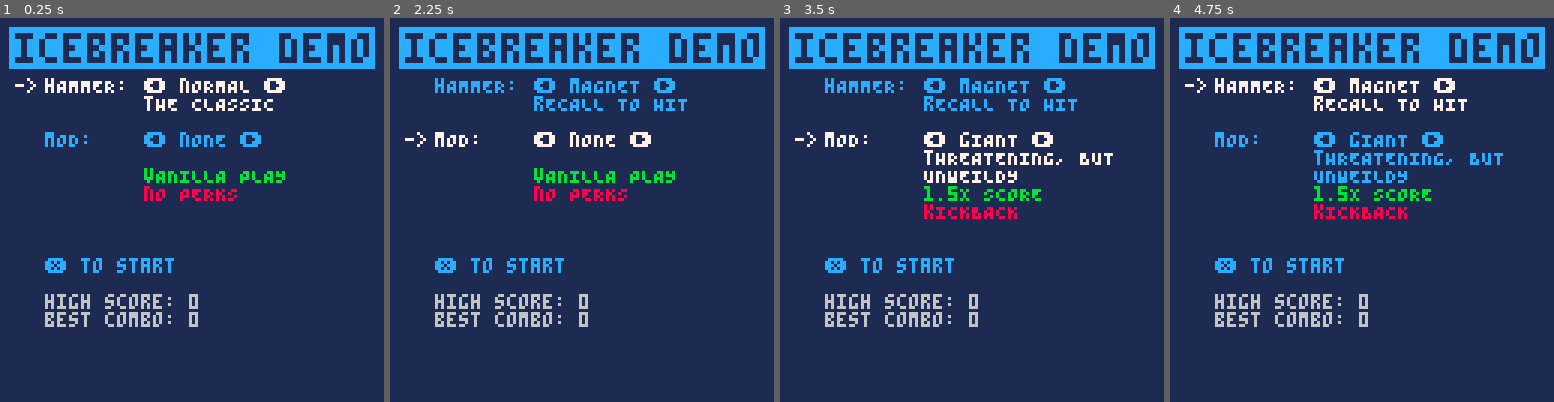
Above: before the commit, frames 1-4 (left to right).
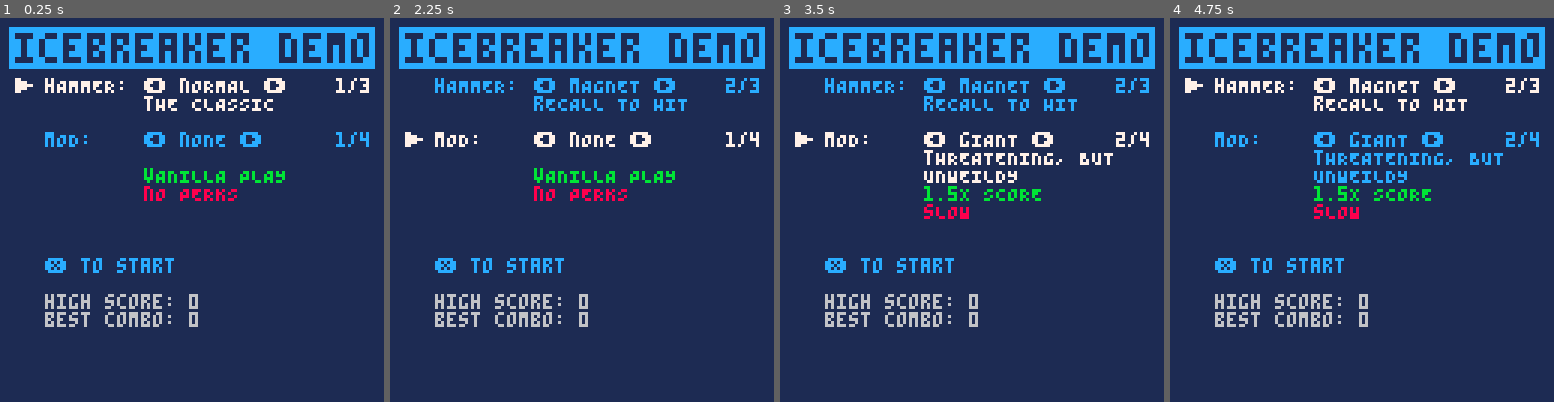
Above: after the commit, the same moments.

Repository: wsasaki01/icebreaker
Game: PICO-8 cartridge p3/icebreaker-p3.p8
The game is run twice, just before and just after one commit, with the same random seed, the same clock (stepped at 60 frames per second) and the same inputs.
Inputs (mouse positions are in pixels of both pictures, inside the frame that each line leads up to):
- Up to frame 1 (0.25 s): no input
- Up to frame 2 (2.25 s): tap X (X key) at 0.33, 1.07, 1.85 s; click (670, 121) at 0.67 s; tap O (Z key) at 0.7, 1.7, 2.1 s; click (436, 267) at 1.22 s; hold Right 1.6-2.1 s; click (497, 114) at 1.77 s; hold Up from 2.15 s (still down)
- Up to frame 3 (3.5 s): click (952, 259) at 2.32 s; release Up at 2.42 s; hold Right 2.47-3.03 s; tap O (Z key) at 2.5, 2.9, 3.3 s; click (1014, 106) at 2.87 s; tap X (X key) at 2.97 s; hold Left from 3.08 s (still down); click (1075, 256) at 3.42 s
- Up to frame 4 (4.75 s): release Left at 3.58 s; hold Down 3.63-3.97 s; tap O (Z key) at 3.7, 4.1, 4.5 s; click (1231, 102) at 3.97 s; hold Right 4.02-4.68 s; tap X (X key) at 4.08 s; click (1292, 248) at 4.52 s; hold Up from 4.73 s (still down)

The runs differ from the first frame. In frame 1, 0.4% of the frame differs, in the area x 3-97%, y 15-34%; in frame 2, 0.4%; in frame 3, 0.8%, in the area x 3-97%, y 15-53%; in frame 4, 0.8%.

Commit message:
Update p3

Diff:
--- a/p3/damage.lua
+++ b/p3/damage.lua
@@ -1,13 +1,14 @@
 function create_attack(type, sec, r)
     if type == "player" then
         add(attacks, setmetatable({
-            x = p.x, xw = 2*r,
-            y = p.y, yw = 2*r,
+            x = (p.x+(p.xw/2))-r, xw = 2*r,
+            y = (p.y+(p.yw/2))-r, yw = 2*r,
+            r=r,
             cnt = flr(sec*30),
             type = 0,
 
             draw = function(_ENV)
-                circfill(x+p.xw/2, y+p.yw/2, r, 9)
+                circfill(x+xw/2, y+yw/2, r, 9)
             end,
 
             decay = function(self)
@@ -15,12 +16,12 @@
                 if self.cnt==0 then
                     del(attacks, self)
                 end
+            end,
+
+            follow = function(_ENV)
+                x = (p.x+(p.xw/2))-r
+                y = (p.y+(p.yw/2))-r
             end
         }, {__index=_ENV}))
     end
 end
-
-function a_follow(a, fx, fy)
-    a.x = fx
-    a.y = fy
-end
--- a/p3/draw.lua
+++ b/p3/draw.lua
@@ -2,10 +2,12 @@
     if menu then
         cls(1)
         print("\^i\^t\^wicebreaker demo", 5, 5, 12)
-        print("->", 5, 20+18*(mc-1), 7)
+        print("\^w▶", 5, 20+18*(mc-1), 7)
         print("hAMMER:\t⬅️ "..h_types[menu_op.h_type].name.." ➡️", 15, 20, mc==1 and 7 or 12)
+        print(menu_op.h_type.."/"..#h_types, 112, 20)
         print(h_types[menu_op.h_type].desc.."\n", 48, 26)
         print("mOD:\t\t⬅️ "..mods[menu_op.mod].name.." ➡️", 15, 38, mc==2 and 7 or 12)
+        print(menu_op.mod.."/"..#mods, 112, 38)
         print(mods[menu_op.mod].desc, 48, 44)
         print(mods[menu_op.mod].perk, 11)
         print(mods[menu_op.mod].disad, 8)
@@ -18,11 +20,11 @@
         draw_play()
     elseif retry then
         draw_play()
-        rectfill(20, 30, 100, 81, 2)
-        if retry_cnt != 0 then
-            rectfill(25, 35, 25+64*(retry_cnt/retry_fr), 41, 13)
-        end
-        print("hold ❎ to retry", 26, 36, 7)
+        rectfill(20, 30, 100, 88, 2)
+        if (retry_cnt!=0) rectfill(25, 35, 25+32*(retry_cnt/retry_fr), 41, 13)
+        if (return_cnt!=0) rectfill(25, 42, 25+68*(return_cnt/return_fr), 48, 13)
+        print("❎ retry", 26, 36, 7)
+        print("🅾️ return to menu", 26, 43)
         print("THIS GAME:", 14)
         print("score:      "..remove_zero(format_score(p.score1, p.score2, p.score3)))
         print("best combo: "..tostr(p.combo_rec))
@@ -41,16 +43,13 @@
     cls(7)
     camera(0, 0)
 
-    line(0, 14, 127, 14, 6)
+    line(0, 12, 127, 12, 6)
+    line(0, 12, 32, 12, 1)
 
-    line(0, 14, 31, 14, 1)
-    line(31, 13, 31, 15, 1)
+    line(32, 11, 32, 13, 1)
+    line(95, 11, 95, 13, 1)
 
-    line(94, 13, 94, 15, 1)
-    line(94, 14, 127, 14, 1)
-
-    print("❎ TO ROLL", 20, 50, 6)
-    print("W/ HAMMER: 🅾️ TO THROW\n           ❎ TO SWING")
+    line(95, 12, 127, 12, 1)
 
     for hs in all(hit_signs) do
         hs:draw()
@@ -66,7 +65,9 @@
 
     if p.tpdata[1] then
         circfill(p.tpdata[2], p.tpdata[3], 2, 0)
+        fillp(▒)
         line(p.tpdata[2], p.tpdata[3], p.x+p.xw/2, p.y+p.yw/2, 0)
+        fillp(█)
     end
 
     for e in all(enemies) do
@@ -95,11 +96,13 @@
     sh_str3 = shake(0, 0, sh_str3)
 
     for i=1,p.health do
-        spr(6, i*10-8, 3)
+        spr(6, i*10-8, 2)
     end
+
+    rectfill(0, 121, 127, 127, 6)
+    print("❎"..h_types[menu_op.h_type].x_hint.." 🅾️"..h_types[menu_op.h_type].o_hint, 1, 122, 7)
 
     cursor(20, 70, 0)
     log({
-        fr
     })
 end
--- a/p3/enemy.lua
+++ b/p3/enemy.lua
@@ -51,7 +51,6 @@
                     end
                 end
 
-
                 if flag then
                     local score = flr(100*speed/(e_s_min+e_range)*p.multi)
                     p:increase_score(score)
--- a/p3/init.lua
+++ b/p3/init.lua
@@ -11,6 +11,10 @@
     retry = false
 
     cartdata("someguy17-icebreaker-p2")
+    --0to2=score1-3
+    --3=combo record
+    --4=hammer
+    --5=mod
     h_score = format_score(dget(0), dget(1), dget(2))
     h_combo = dget(3)
 
@@ -19,31 +23,34 @@
     mc = 1
     menu_op_len = 2
     menu_op = {
-        h_type = 1,
-        mod = 1
+        h_type = dget(4)!=0 and dget(4) or 1,
+        mod = dget(5)!=0 and dget(5) or 1
     }
 
     h_types = {
-        {id=1, name="nORMAL", desc="tHE CLASSIC"},
-        {id=2, name="mAGNET", desc="rECALL TO HIT"},
-        {id=3, name="tELEPORT", desc="bLINK TO HAMMER"}
+        {name="nORMAL", desc="tHE CLASSIC",
+        x_hint="ROLL/HIT", o_hint="THROW",},
+        {name="mAGNET", desc="rECALL TO HIT",
+        x_hint="ROLL/HIT", o_hint="THROW/RECALL"},
+        {name="tELEPORT", desc="bLINK TO HAMMER",
+        x_hint="ROLL/HIT", o_hint="THROW/TELEPORT",}
     }
 
     mods = {
-        {id=0, name="nONE", desc="",
+        {name="nONE", desc="",
         perk="vANILLA PLAY", disad="nO PERKS"},
-        {id=1, name="gIANT", desc="tHREATENING, BUT\nUNWEILDY",
-        perk="1.5X SCORE", disad="kICKBACK"},
-        {id=2, name="tINY", desc="cHAOTIC, BUT DEADLY\nIN DEFT HANDS",
+        {name="gIANT", desc="tHREATENING, BUT\nUNWEILDY",
+        perk="1.5X SCORE", disad="sLOW"},
+        {name="tINY", desc="cHAOTIC, BUT DEADLY\nIN DEFT HANDS",
         perk="3.5X SCORE", disad="fAST COMBO DECAY"},
-        {id=3, name="rEVERSE", desc="iT'S GOT YOUR\nBACK!",
+        {name="rEVERSE", desc="iT'S GOT YOUR\nBACK!",
         perk="sECURITY", disad="hARDER TO RETRIEVE"}
     }
 
     p = {}
     h = {}
 
-    bounds = {{x=0, y=15}, {x=127, y=127}}
+    bounds = {{x=0, y=13}, {x=128, y=120}}
 
     h_v_min = 2
     h_magnet_v_min = 0.5
@@ -69,8 +76,11 @@
     retry_cnt = 0
     retry_fr = 30
 
+    return_cnt = 0
+    return_fr = 30
+
     hit_sign_lim = 4
 
-    roll_stick = false
-    throw_stick = false
+    x_stick = false
+    o_stick = false
 end
--- a/p3/player.lua
+++ b/p3/player.lua
@@ -9,15 +9,15 @@
         combo_fr*=2
     end
 
-    if mod==1 then -- giant
+    if mod==2 then -- giant
         move_multi=0.5
         multiplier=1.5
         a_size=11
-    elseif mod==2 then -- tiny
+    elseif mod==3 then -- tiny
         move_multi=1.17
         multiplier=3.5
         combo_fr*=0.75
-    --elseif mod==3 then -- reverse
+    --elseif mod==4 then -- reverse
     end
     return setmetatable({
         s = 1, temp_s = 0, -- sprite
@@ -249,9 +249,11 @@
 
         tp = function(_ENV)
             tpdata={true, x+xw/2, y+yw/2}
+            h.equipped=true
             x=h.x
             y=h.y
             _g.hs=3
+            sfx(8)
         end
     }, {__index=_ENV})
 end
--- a/p3/setup.lua
+++ b/p3/setup.lua
@@ -1,6 +1,9 @@
 function start_game()
-    p = create_player(h_types[menu_op.h_type].id, mods[menu_op.mod].id)
-    h = create_weapon(h_types[menu_op.h_type].id, mods[menu_op.mod].id)
+    dset(4, menu_op.h_type)
+    dset(5, menu_op.mod)
+
+    p = create_player(menu_op.h_type, menu_op.mod)
+    h = create_weapon(menu_op.h_type, menu_op.mod)
 
     e_cnt = e_init_cnt
     attacks = {}
--- a/p3/ui.lua
+++ b/p3/ui.lua
@@ -6,11 +6,11 @@
 
 function score()
     local score = remove_zero(format_score(p.score1, p.score2, p.score3))
-    print(score, 125-4*#score, 6, 11)
-    print(score, 125-4*#score, 5, 5)
+    print(score, 125-4*#score, 4, 11)
+    print(score, 125-4*#score, 3, 5)
 
     if p.multi != p.base_multi then
-        spr(75, 33, 3)
+        spr(75, 33, 2)
         local multi = tostr(p.multi)
         local pos = 32
         local cnt = 0
@@ -18,25 +18,25 @@
             cnt += 1
             if char != "." then
                 local digit = tonum(char)
-                spr(64+digit, pos+7*cnt, 3)
+                spr(64+digit, pos+7*cnt, 2)
             else
-                spr(74, pos+7*cnt, 3)
+                spr(74, pos+7*cnt, 2)
                 pos -= 4
             end
         end
 
         if multi % 1 == 0 then
             cnt+=1
-            spr(74, pos+7*cnt, 3)
+            spr(74, pos+7*cnt, 2)
             pos-=4
             cnt+=1
-            spr(64, pos+7*cnt, 3)
+            spr(64, pos+7*cnt, 2)
         end
     end
 
     if p.combo_cnt != 0 then
-        rect(32, 13, 32+60*(p.combo_cnt/p.combo_fr), 14, 8)
-        rect(32, 15, 32+60*(p.combo_cnt/p.combo_fr), 15, 14)
+        rect(33, 11, 33+60*(p.combo_cnt/p.combo_fr), 12, 8)
+        rect(33, 13, 33+60*(p.combo_cnt/p.combo_fr), 13, 14)
     end
 end
 
--- a/p3/update.lua
+++ b/p3/update.lua
@@ -72,12 +72,12 @@
             fr+=1
             if (fr==32767) fr=0
 
-            if not btn(5) and roll_stick then
-                roll_stick = false
-            end
-
-            if not btn(4) and throw_stick then
-                throw_stick = false
+            if not btn(5) and x_stick then
+                x_stick = false
+            end
+
+            if not btn(4) and o_stick then
+                o_stick = false
             end
 
             -- difficulty scaling
@@ -126,27 +126,30 @@
                     p.a_charge = 0
                     create_attack("player", p.a_len, p.a_size)
                 -- roll if not holding weapon and holding direction
-                elseif not h.equipped and (diff.x!=0 or diff.y!=0) and not roll_stick then
+                elseif not h.equipped and (diff.x!=0 or diff.y!=0) and not x_stick then
                     p.rolling = true
                     p.i = true
                     p.i_cnt = 9 -- i-frames
                     p.d = atan2(diff.x, diff.y)
-                    roll_stick = true
+                    x_stick = true
                     sfx(3)
                 end
             end
 
-            -- throw
+            -- throw, recall or teleport
             if btn(4) and not p.rolling then
-                if h.equipped and (diff.x!=0 or diff.y!=0) and not throw_stick then
+                if h.equipped and (diff.x!=0 or diff.y!=0) and not o_stick then
                     h:throw()
+                    o_stick=true
                 elseif not h.equipped then
                     if h.type==2 then
                         h.magnet_v*=magnet_multi*(1/sqrt((p.x-h.x)^2 + (p.y-h.y)^2)+1)
                         if (h.magnet_v > h_magnet_v_max) h.magnet_v = h_magnet_v_max
-                        throw_stick = true
-                    elseif h.type==3 and h.v < 1.5 then
+                        sfx(6)
+                        o_stick = true
+                    elseif h.type==3 and h.v < 1.5 and not o_stick then
                         p:tp()
+                        o_stick=true
                     end
                 end
             end
@@ -176,7 +179,7 @@
 
             for a in all(attacks) do
                 if a.type == 0 then
-                    a_follow(a, p.x, p.y)
+                    a:follow()
                 end
 
                 a:decay()
@@ -203,5 +206,17 @@
             play = true
             start_game()
         end
+
+        if btn(4) then
+            return_cnt +=1
+        else
+            return_cnt = 0
+        end
+
+        if return_cnt == return_fr then
+            return_cnt = 0
+            play=false
+            menu=true
+        end
     end
 end
--- a/p3/weapon.lua
+++ b/p3/weapon.lua
@@ -6,21 +6,21 @@
     local throw_tax=0
     local reverse=false
 
-    if mod==1 then -- giant
+    if mod==2 then -- giant
         side=16
         launch_v=6
         v_decay=0.8
         magnet_v_decay=0.88
-        throw_tax=2
-    elseif mod==2 then -- tiny
+    elseif mod==3 then -- tiny
         side=4
         launch_v=20
         v_decay=0.82
-    elseif mod==3 then -- reverse
+        throw_tax=4.5
+    elseif mod==4 then -- reverse
         reverse=true
     end
     return setmetatable({
-        type=type,
+        type=type, mod=mod,
         s=3,
 
         x=100, xw=side,
@@ -55,7 +55,13 @@
             path.x = diff.x*(reverse and -1 or 1)
             path.y = diff.y*(reverse and -1 or 1)
             hit_cnt = 0
-            sfx(2)
+            if mod==2 then
+                sfx(9)
+            elseif mod==3 then
+                sfx(11)
+            else
+                sfx(2)
+            end
         end,
 
         move = function(_ENV)
@@ -85,7 +91,7 @@
                     v *= 0.75*v_decay
                 end
 
-                local distx = x-destx
+                local distx = destx-x
 
                 for i=1, 5 do
                     x+=distx/5
@@ -103,10 +109,10 @@
                     v *= 0.75*v_decay
                 end
 
-                local disty = y-desty
-
-                for i=1, 5 do
-                    y+= disty/5
+                local disty = desty-y
+
+                for i=1, 5 do
+                    y+=disty/5
                     add(y_path, y)
                 end
                 y=desty
@@ -195,8 +201,12 @@
                 if coll then
                     equipped = true
                     p.s = 4
-                    _g.throw_stick = true
-                    sfx(1)
+                    _g.o_stick = true
+                    if mod==3 then
+                        sfx(10)
+                    else
+                        sfx(1)
+                    end
                 end
             else
                 thrown = true
@@ -219,8 +229,12 @@
                     p.force.v = old_magnet_v*0.5
                     p.force.dir = d_history[2]
                     p.s = 4
-                    _g.throw_stick = true
-                    sfx(1)
+                    _g.o_stick = true
+                    if old_magnet_v > 2 then
+                        sfx(7)
+                    else
+                        sfx(1)
+                    end
                 end
             elseif (v+magnet_v)/2 > 1 then
                 thrown = true
Not shown, changed: 135 lines of the sprite sheet (__gfx__) section of p3/icebreaker-p3.p8
Not shown, changed: the thumbnail (__label__) section of p3/icebreaker-p3.p8
Not shown, changed: the sound effects (__sfx__) section of p3/icebreaker-p3.p8
